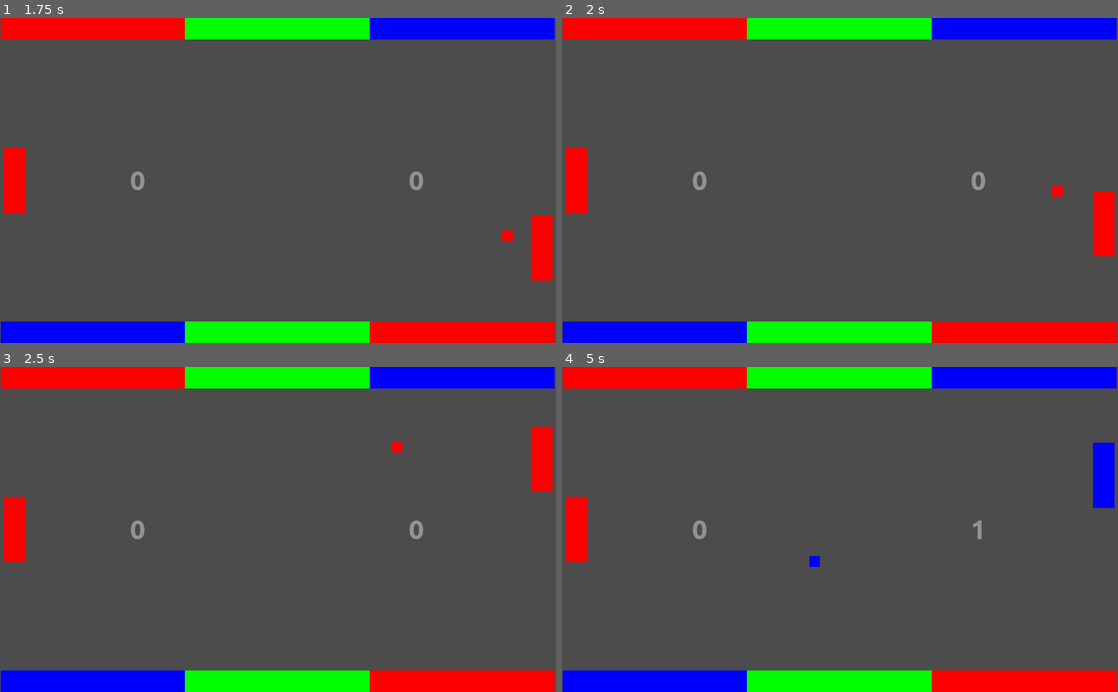
Above: before the commit, frames 1-4 (two rows, left to right).
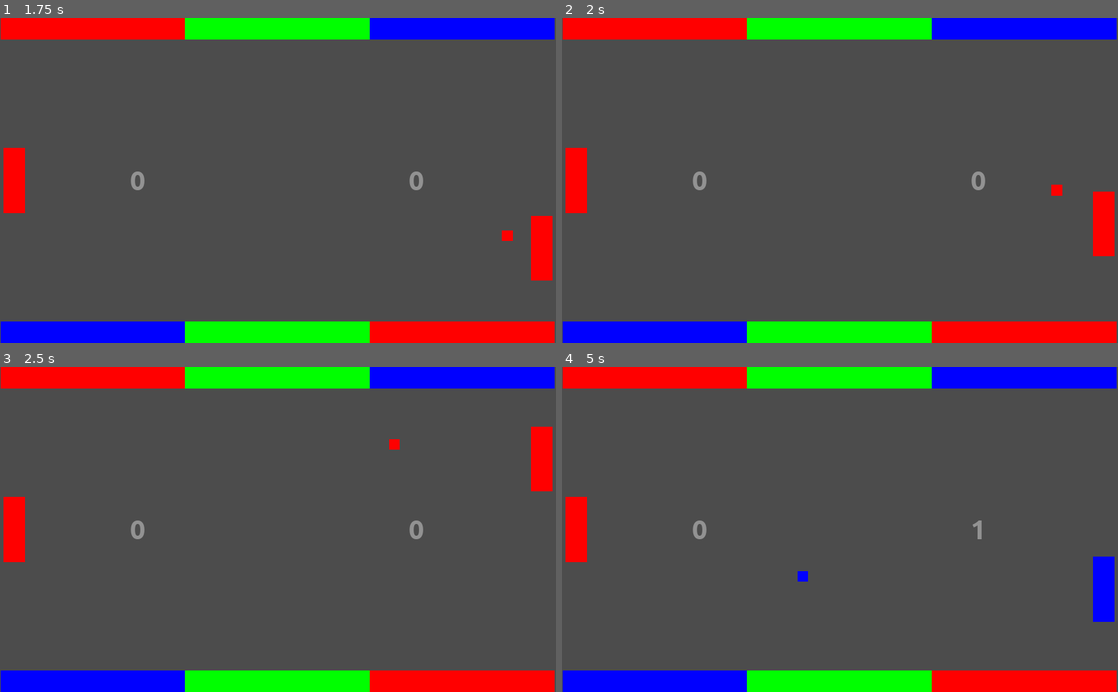
Above: after the commit, the same moments.

Repository: moisesjbc/1-retogamedev
Game: Godot game, scene res://menus/main_menu/main_menu.tscn
The game is run twice, just before and just after one commit, with the same random seed, the same clock (stepped at 60 frames per second) and the same inputs.
Inputs:
- Up to frame 1 (1.75 s): click "Start game (1 player)" at 0.5 s
- Up to frame 2 (2 s): no input
- Up to frame 3 (2.5 s): no input
- Up to frame 4 (5 s): no input

Frame 1 is identical in both runs. In frame 2, less than 0.1% of the frame differs, in the area x 88-91%, y 51-55%; in frame 3, less than 0.1%; in frame 4, 1.7%, in the area x 42-100%, y 23-79%.

Commit message:
Added ball speed increment per hit

Diff:
--- a/godot-project/main/ball/ball.gd
+++ b/godot-project/main/ball/ball.gd
@@ -3,6 +3,7 @@
 var ColorUtils = preload("res://scripts/color_utils.gd")
 
 export var speed: int = 500
+export var speed_increment_per_hit: int = 10
 var velocity: Vector2
 var current_color: String = "R"
 var layer: int = 1
@@ -43,10 +44,14 @@
 		$hit_sound.play(0.05)
 		velocity = velocity.bounce(collision.normal)
 
-		# If the ball collides with a wall, set its color with the color of the
-		# wall
+
 		if collision.get_collider().name.find("wall") != -1:
+			# If the ball collides with a wall, set its color with the color of the
+			# wall.
 			ColorUtils.set_color(self, collision.get_collider().current_color)
+		else:
+			# If the ball collides with a player, increment its speed.
+			self.speed += self.speed_increment_per_hit
 
 
 func _on_visibility_notifier_screen_exited():
